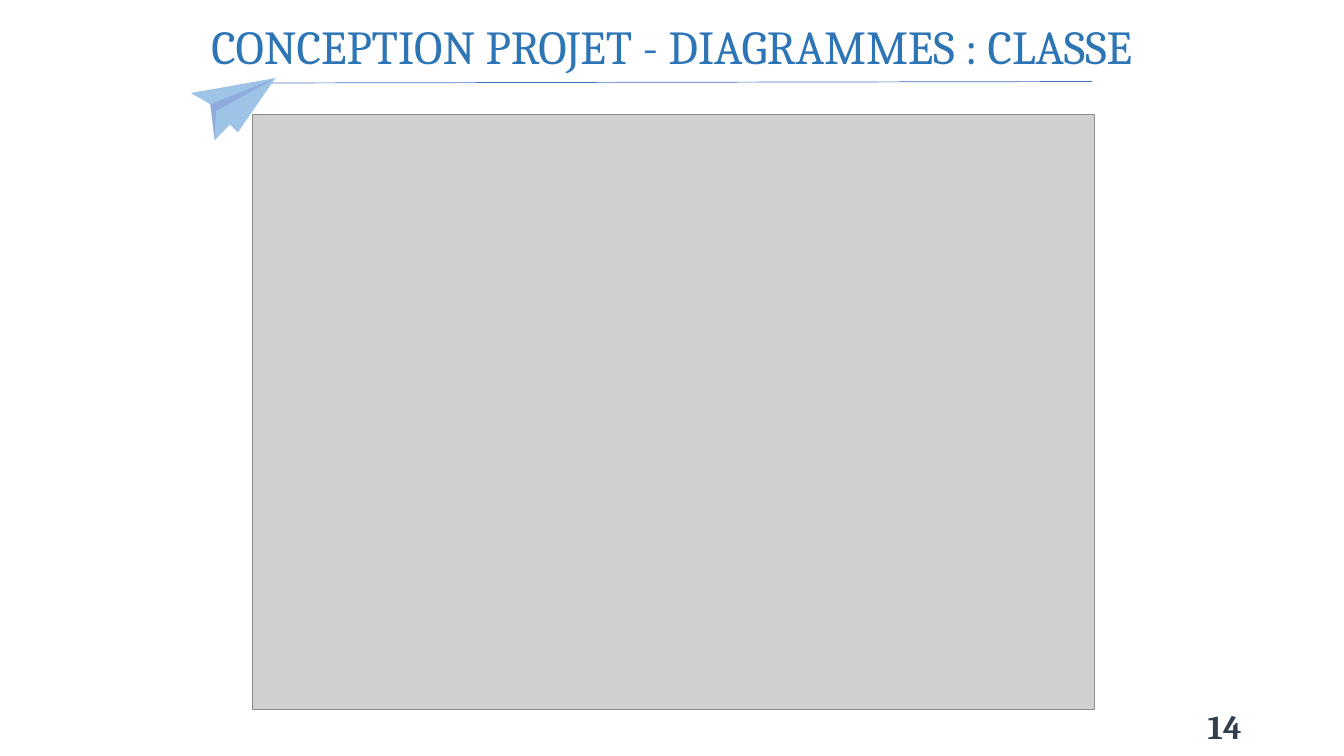
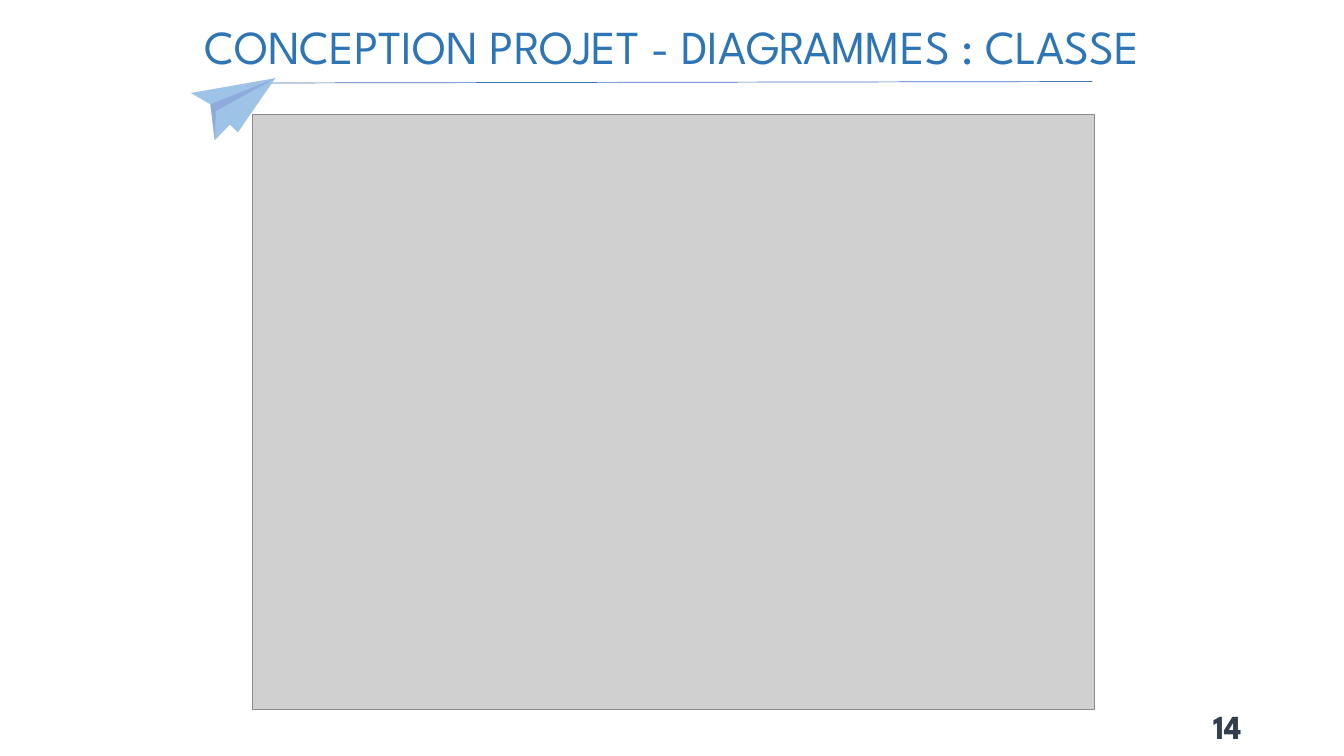
Before and after one commit to Claude127/stageX2, a slide deck: slide 14 of Presentation1.pptx. Drawn at 1344x756 pixels with LibreOffice and Linux fonts; fonts in the diff are those of the drawing; grey boxes stand for pictures. Boxes give left, top, right and bottom in pixels: in the first picture for what was removed or moved away, otherwise in the second. Text is boxed around its words. In the diff, an @@ line names an element or a change of style, - is before the commit and + after.

```diff
--- a/Presentation1.pptx
+++ b/Presentation1.pptx
@@ text "CONCEPTION PROJET - DIAGRAMMES : ..." at <box>205,32,1139,65</box>: font Cambria to League Spartan @@
@@ page number at <box>1213,717,1242,739</box>: font Cambria to League Spartan @@
```
Also in this commit, not shown: 25 other slides changed.
